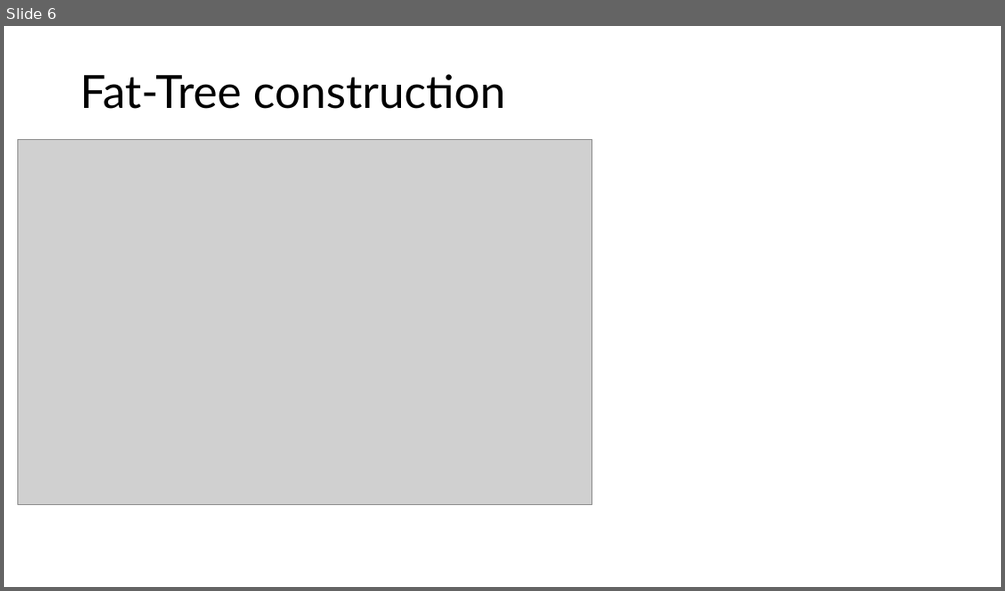
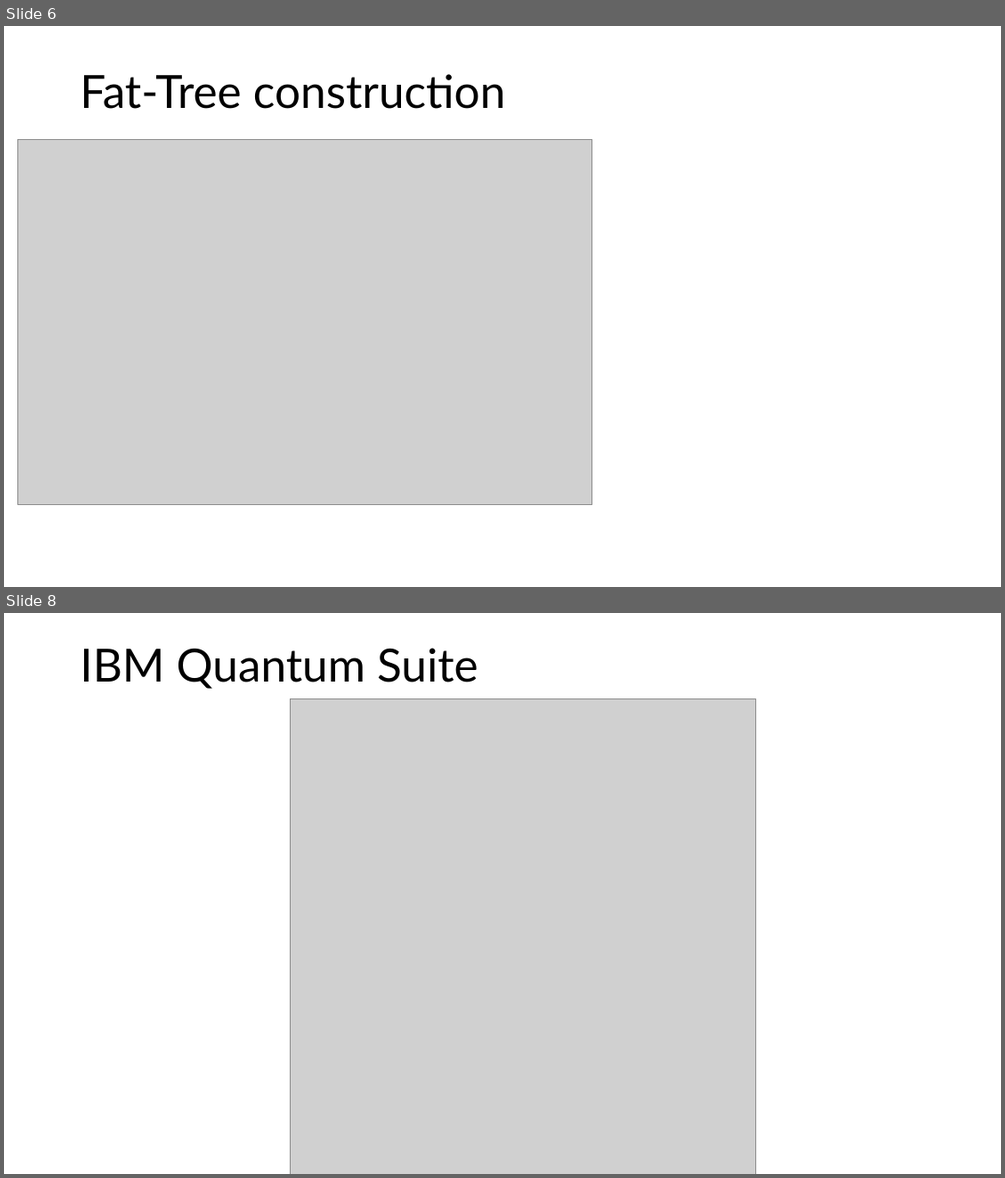
Before and after one commit to olifog/fat-tree-qram, a slide deck: presentation/qram-slides.pptx. Shown one above the other, each under a label of ours: slide 6 before the commit, slides 6 and 8 after it; the slides between them are not shown. The pictures are 1005x591 and 1005x1178 pixels, drawn with LibreOffice and Linux fonts; fonts in the diff are those of the drawing; grey boxes stand for pictures. Boxes give left, top, right and bottom in pixels: in the first picture for what was removed or moved away, otherwise in the second. Text is boxed around its words. In the diff, an @@ line names an element or a change of style, - is before the commit and + after.

```diff
--- a/presentation/qram-slides.pptx
+++ b/presentation/qram-slides.pptx
@@ slide 8 added at [4, 613, 1001, 1174], background #FFFFFF @@
@@ title added at [80, 648, 478, 689], 44 pt, text #000000 @@
+IBM Quantum Suite
@@ picture added at [291, 699, 755, 1174] @@
```
Also in this commit, not shown: 5 other slides added, 3 other files.
